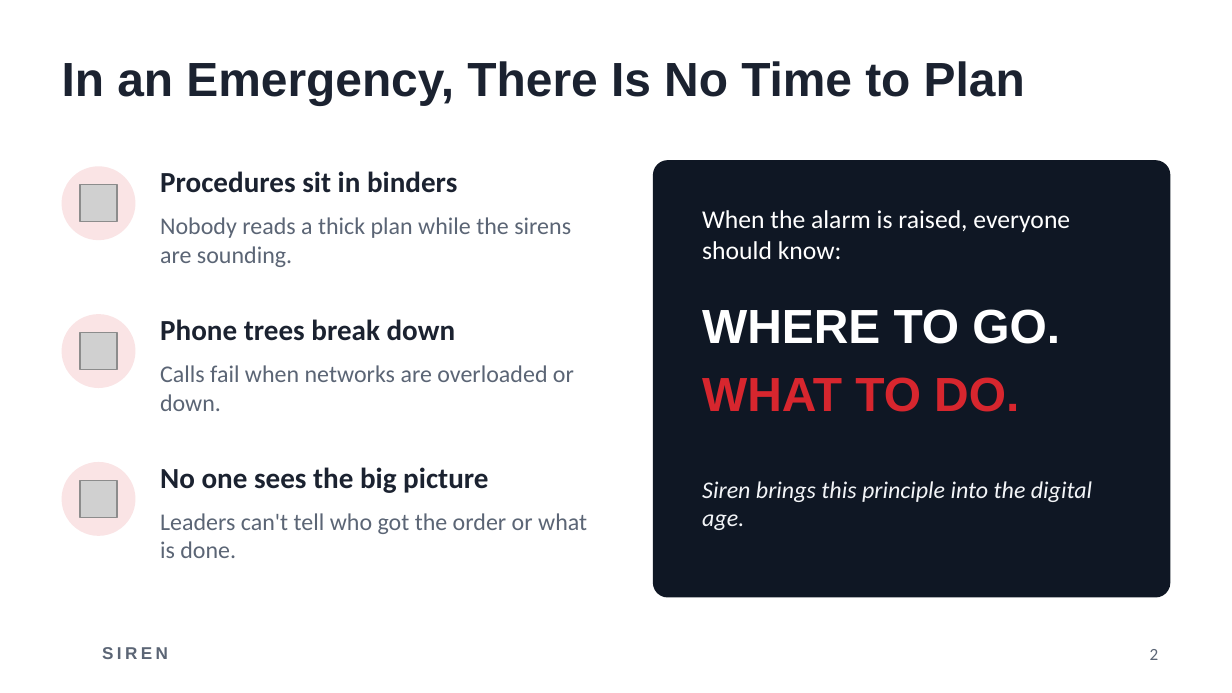
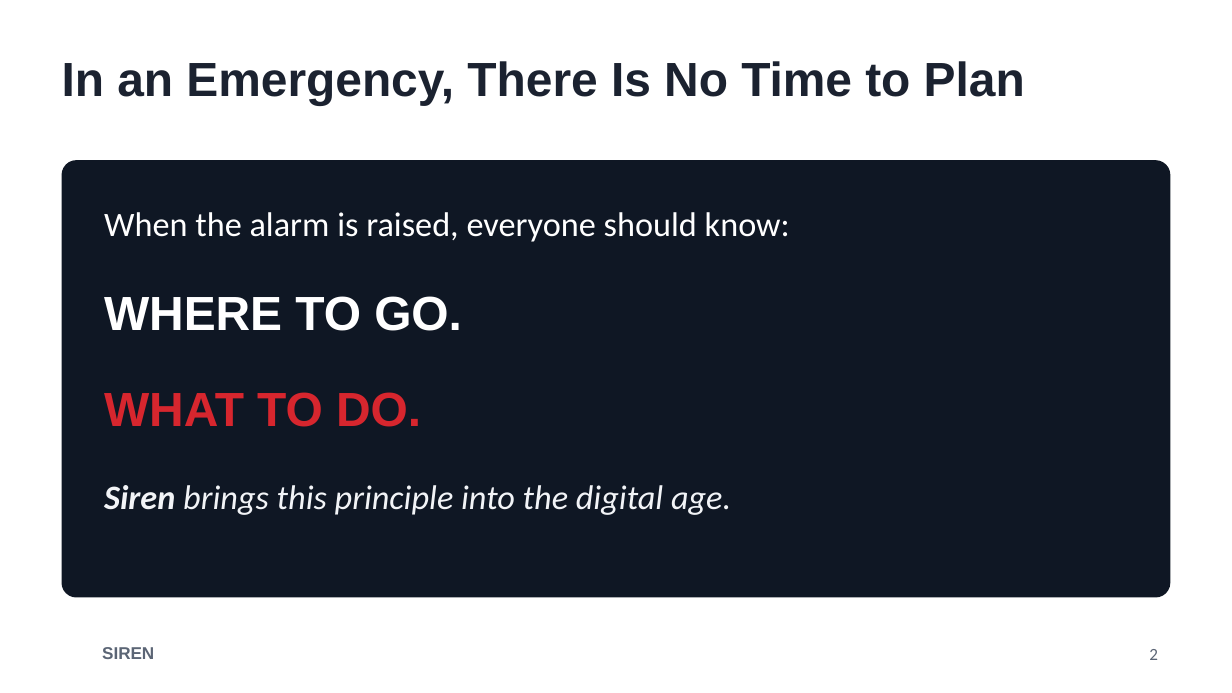
Before and after one commit to PW-ZGS/Wyjec, a slide deck: slide 2 of presentation.pptx. Drawn at 1232x693 pixels with LibreOffice and Linux fonts; fonts in the diff are those of the drawing; grey boxes stand for pictures; background and template pictures are left out. Boxes give left, top, right and bottom in pixels: in the first picture for what was removed or moved away, otherwise in the second. Text is boxed around its words. In the diff, an @@ line names an element or a change of style, - is before the commit and + after.

Commit message:
Updated presentation

```diff
--- a/presentation.pptx
+++ b/presentation.pptx
@@ rounded rectangle: place and size @@
-rounded rectangle at bbox=[653, 160, 1170, 598]
+rounded rectangle at bbox=[62, 160, 1170, 598]
@@ ellipse removed at bbox=[62, 166, 136, 240] @@
@@ text removed at bbox=[160, 171, 457, 193] @@
-Procedures sit in binders
@@ picture removed at bbox=[80, 185, 117, 222] @@
@@ text "When the alarm is raised, ...": place and size @@
-text "When the alarm is raised, ..." at bbox=[702, 210, 1070, 259]
+text "When the alarm is raised, ..." at bbox=[104, 212, 790, 242]
@@ text "When the alarm is raised, ..." at bbox=[104, 212, 790, 242]: size 15 to 20 pt @@
@@ text removed at bbox=[160, 217, 571, 267] @@
-Nobody reads a thick plan while the sirens are sounding.
@@ text "WHERE TO GO.": place and size @@
-text "WHERE TO GO." at bbox=[702, 309, 1060, 344]
+text "WHERE TO GO." at bbox=[104, 296, 462, 331]
@@ ellipse removed at bbox=[62, 314, 136, 388] @@
@@ text removed at bbox=[160, 319, 456, 341] @@
-Phone trees break down
@@ picture removed at bbox=[80, 333, 117, 370] @@
@@ text "WHAT TO DO.": place and size @@
-text "WHAT TO DO." at bbox=[702, 377, 1019, 412]
+text "WHAT TO DO." at bbox=[104, 392, 421, 427]
@@ text removed at bbox=[160, 365, 574, 411] @@
-Calls fail when networks are overloaded or down.
@@ ellipse removed at bbox=[62, 462, 136, 536] @@
@@ text "Siren brings this principle into ...": place and size @@
-text "Siren brings this principle into ..." at bbox=[702, 481, 1092, 530]
+text "Siren brings this principle into ..." at bbox=[104, 485, 731, 515]
@@ text "Siren brings this principle into ..." at bbox=[104, 485, 731, 515]: size 14 to 20 pt; bold on in "Siren" @@
@@ text removed at bbox=[160, 467, 488, 493] @@
-No one sees the big picture
@@ picture removed at bbox=[80, 480, 117, 517] @@
@@ text removed at bbox=[160, 513, 587, 558] @@
-Leaders can't tell who got the order or what is done.
@@ text "SIREN" at bbox=[102, 647, 154, 659]: letter spacing 2 to 0 pt @@
```
Also in this commit, not shown: 8 other slides changed, 1 slide removed.
